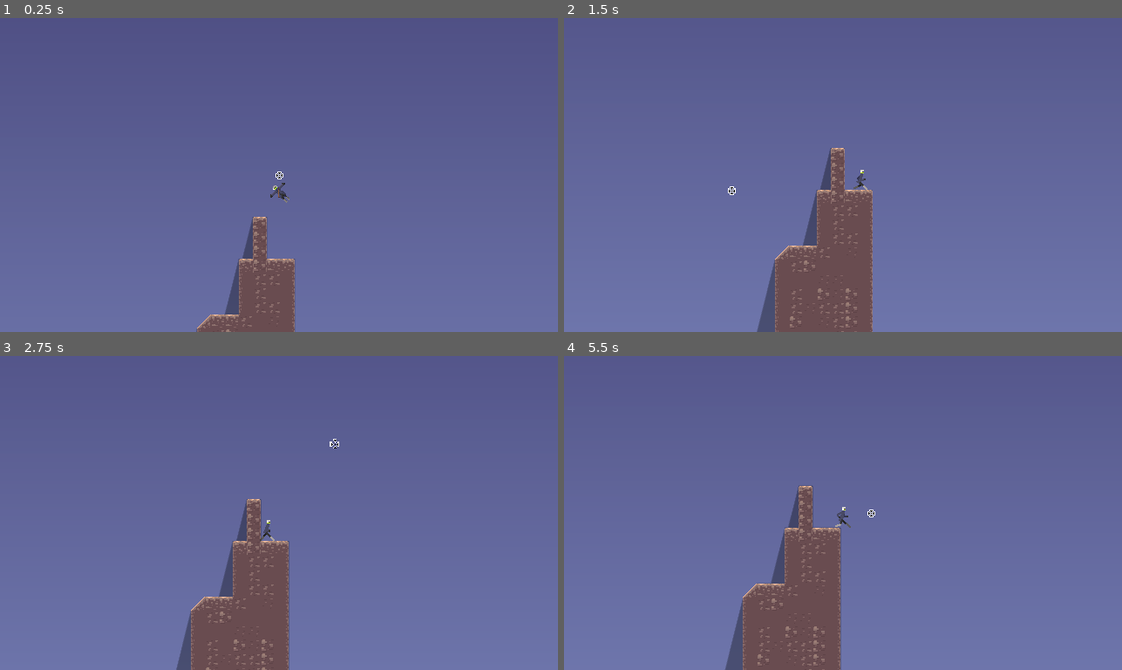
Above: before the commit, frames 1-4 (two rows, left to right).
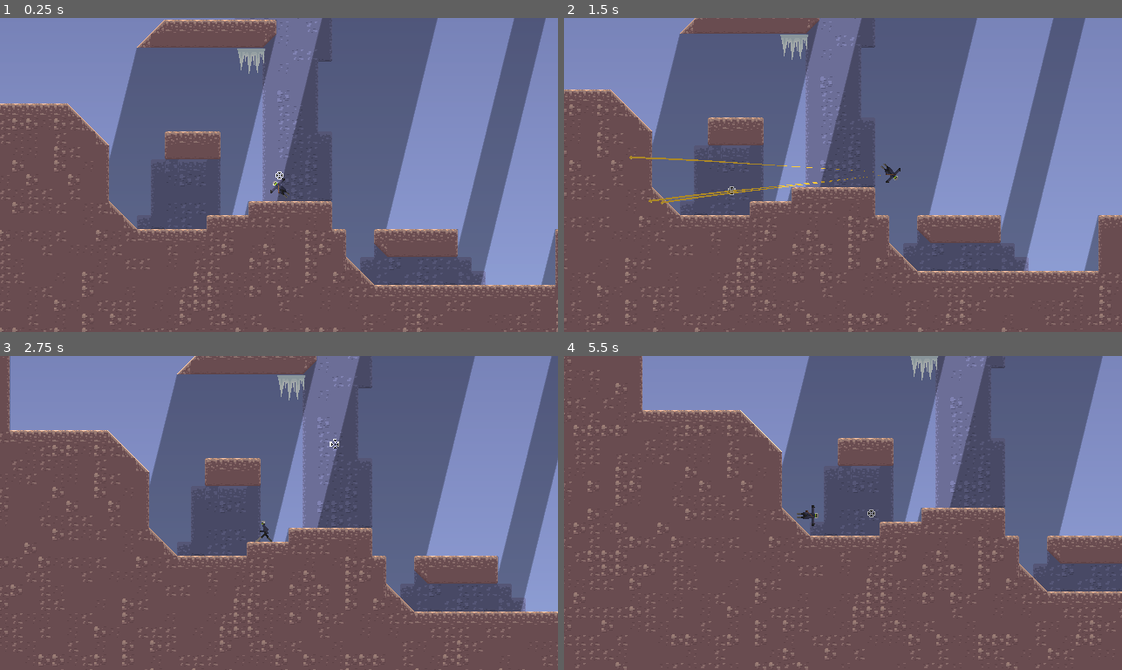
Above: after the commit, the same moments.

Repository: chris-pitre/shotgunlegs
Game: Godot game, scene res://scenes/levels/World.tscn
The game is run twice, just before and just after one commit, with the same random seed, the same clock (stepped at 60 frames per second) and the same inputs.
Inputs (mouse positions are in pixels of both pictures, inside the frame that each line leads up to):
- Up to frame 1 (0.25 s): no input
- Up to frame 2 (1.5 s): tap Enter (ui_accept) at 0.5, 0.77 s; move the mouse to (965, 159) at 0.52 s; hold D (ui_right) from 0.53 s (still down); click (965, 159) at 0.6 s; move the mouse to (731, 190) at 1.27 s; click (731, 190) at 1.35 s
- Up to frame 3 (2.75 s): tap Enter (ui_accept) at 1.52 s; move the mouse to (334, 443) at 2.02 s; release D (ui_right) at 2.03 s; hold A (ui_left) from 2.03 s (still down); click (334, 443) at 2.1 s
- Up to frame 4 (5.5 s): move the mouse to (815, 575) at 2.77 s; release A (ui_left) at 2.78 s; hold D (ui_right) 2.78-4.28 s; click (815, 575) at 2.85 s; tap Enter (ui_accept) at 3.02, 3.77, 4.52 s; move the mouse to (1010, 560) at 3.52 s; click (1010, 560) at 3.6 s; move the mouse to (675, 465) at 4.27 s; hold A (ui_left) 4.28-5.03 s; click (675, 465) at 4.35 s; move the mouse to (870, 513) at 5.02 s; hold D (ui_right) from 5.03 s (still down); click (870, 513) at 5.1 s

The runs differ from the first frame. In frame 1, 71% of the frame differs, in the area x 0-100%, y 0-100%; in frame 2, 68%; in frame 3, 69%; in frame 4, 74%.

Commit message:
made spikes work without signals

Diff:
--- a/scenes/actors/player/Player.gd
+++ b/scenes/actors/player/Player.gd
@@ -114,7 +114,3 @@
 ## Camera position
 func move_camera() -> void:
 	camera.global_position = global_position + (cursorVector / 6)
-
-
-func _on_spike_spikes_entered():
-	velocity = velocity.bounce(velocity.normalized()) * 0.5
--- a/scenes/levels/World.tscn
+++ b/scenes/levels/World.tscn
@@ -9,6 +9,7 @@
 [ext_resource type="Texture2D" uid="uid://chgq7k28ursha" path="res://assets/decoration/snowman.png" id="7_irfj8"]
 [ext_resource type="Script" path="res://scenes/levels/Victory.gd" id="10_e5oc0"]
 [ext_resource type="AudioStream" uid="uid://0sb57at3nciy" path="res://audio/sfx/shotgunrack.wav" id="10_x8kff"]
+[ext_resource type="PackedScene" uid="uid://n03ggsyho6jv" path="res://scenes/prefabs/spike.tscn" id="11_sx36u"]
 [ext_resource type="PackedScene" uid="uid://070ilfnpaq68" path="res://scenes/actors/snowman_punch.tscn" id="12_vajjr"]
 
 [sub_resource type="Environment" id="Environment_m6gc4"]
@@ -214,7 +215,7 @@
 texture = SubResource("GradientTexture2D_3a27u")
 
 [node name="Player" parent="." node_paths=PackedStringArray("UI") instance=ExtResource("2")]
-position = Vector2(-114, -741)
+position = Vector2(-733, -162)
 MAX_SPEED = 60
 UI = NodePath("../CanvasLayer/UI")
 
@@ -254,4 +255,7 @@
 one_shot = true
 explosiveness = 1.0
 
+[node name="Spike" parent="." instance=ExtResource("11_sx36u")]
+position = Vector2(-765, -271)
+
 [connection signal="body_entered" from="Victory" to="Victory" method="_on_body_entered"]
--- a/scenes/prefabs/Spike.gd
+++ b/scenes/prefabs/Spike.gd
@@ -4,4 +4,5 @@
 
 func _on_hitbox_body_entered(body):
 	if body is Player:
-		spikes_entered.emit()
+		if "velocity" in body:
+			body.velocity = body.velocity.bounce(body.velocity.normalized()) * 0.5
Not shown: 1 places in scenes/levels/World.tscn that only renumber resources
